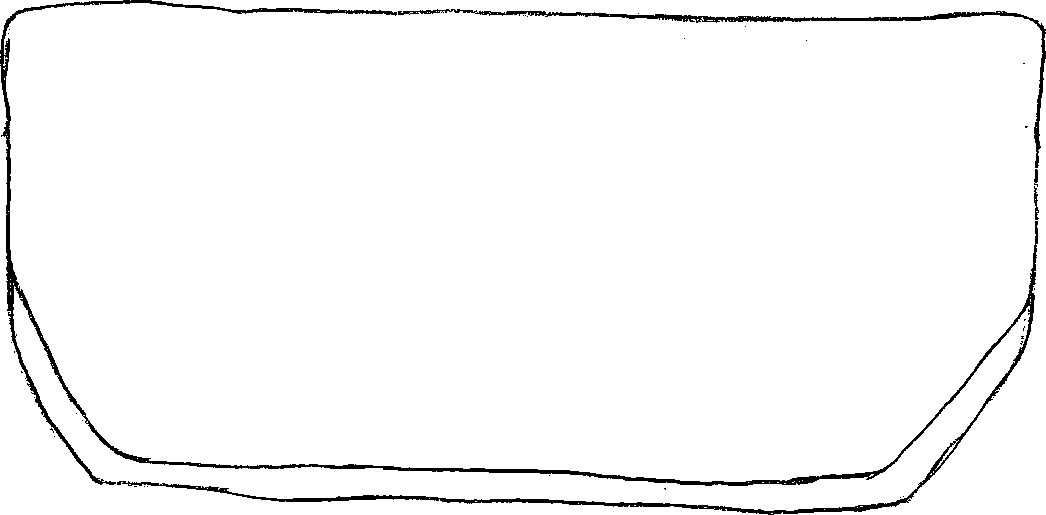
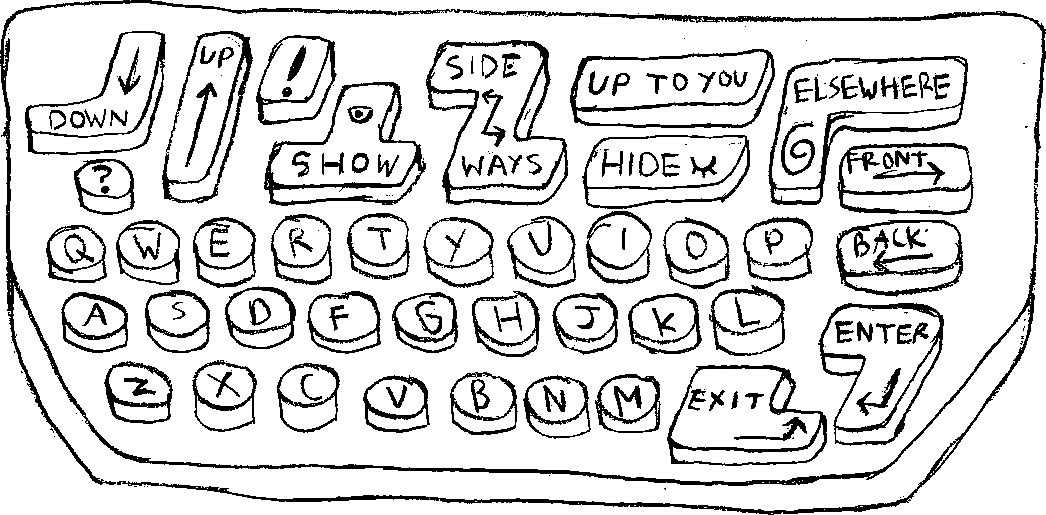
Layers edited between the first and the second (1046, 515) image:
added group "Group 3" with 7 layers above "Group 1" over bbox(104, 360, 661, 439)
showed "x", moved it into group "Group 3" over bbox(192, 360, 257, 432)
added group "Group 1" with 9 layers above "Group 2" over bbox(61, 285, 785, 357)
showed "l", moved it into group "Group 1" over bbox(709, 285, 785, 356)
showed "f", moved it into group "Group 1" over bbox(307, 291, 381, 354)
added group "Group 2" with 10 layers above "Group 4" over bbox(46, 211, 813, 289)
showed "o", moved it into group "Group 2" over bbox(663, 217, 730, 289)
showed "i", moved it into group "Group 2" over bbox(586, 211, 652, 284)
showed "u", moved it into group "Group 2" over bbox(507, 216, 576, 288)
showed "y", moved it into group "Group 2" over bbox(423, 217, 494, 288)
added group "Group 4" with 14 layers above "bozrd" over bbox(25, 31, 974, 466)
showed "exit", moved it into group "Group 4" over bbox(667, 365, 836, 466)
showed "enter", moved it into group "Group 4" over bbox(818, 303, 944, 446)
showed "front" (1st of 2, in "Group 4"), moved it into group "Group 4" over bbox(837, 143, 974, 215)
showed "back", moved it into group "Group 4" over bbox(836, 220, 963, 297)
showed "front" (2nd of 2, in "Group 4"), moved it into group "Group 4" over bbox(768, 56, 968, 205)
showed "you-top", moved it into group "Group 4" over bbox(570, 49, 771, 112)
showed "you", moved it into group "Group 4" over bbox(570, 49, 775, 128)
showed "hide", moved it into group "Group 4" over bbox(582, 135, 750, 209)
showed "sideways", moved it into group "Group 4" over bbox(426, 40, 568, 206)
showed "show", moved it into group "Group 4" over bbox(264, 82, 426, 206)
showed "!", moved it into group "Group 4" over bbox(256, 35, 337, 125)
showed "up", moved it into group "Group 4" over bbox(162, 31, 253, 204)
showed "down", moved it into group "Group 4" over bbox(25, 31, 166, 155)
…and 22 more changes (20 stack, 22 visibility)
